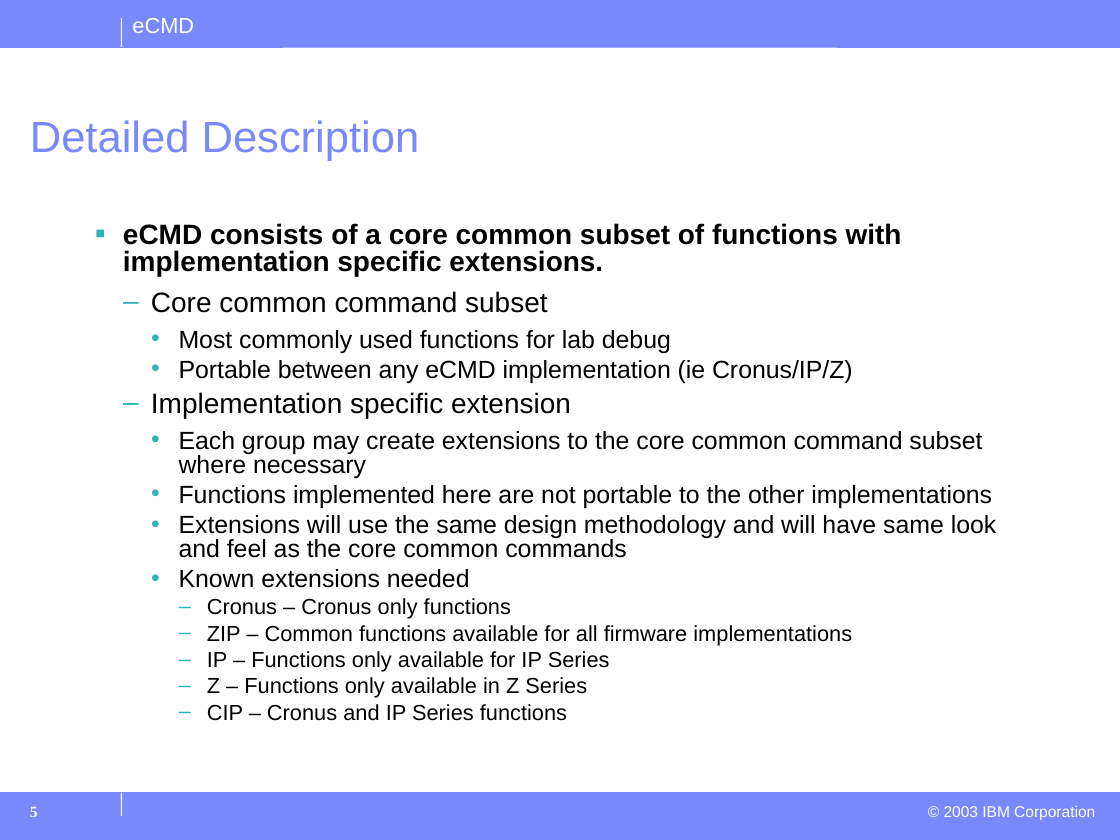
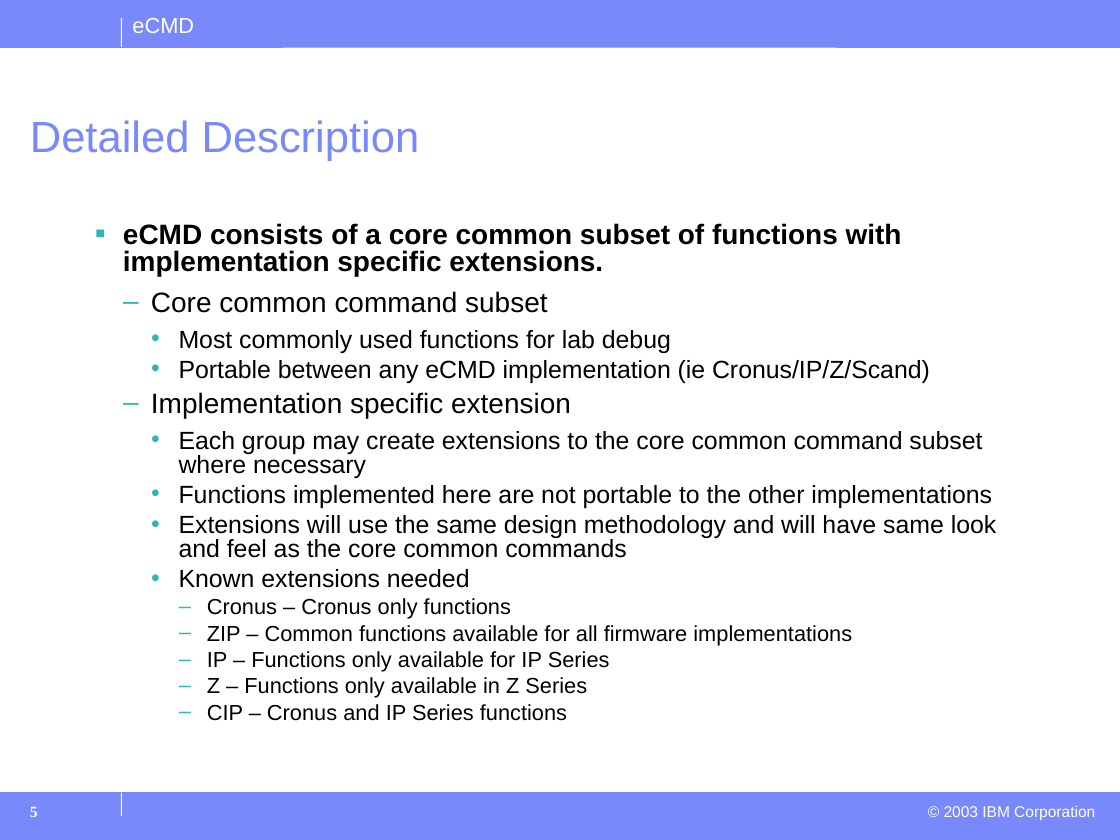
Before and after one commit to thejta/eCMD, a slide deck: slide 5 of docs/eCMDIntro.ppt. Drawn at 1120x840 pixels with LibreOffice and Linux fonts; fonts in the diff are those of the drawing; background and template pictures are left out. Boxes give left, top, right and bottom in pixels: in the first picture for what was removed or moved away, otherwise in the second. Text is boxed around its words. In the diff, an @@ line names an element or a change of style, - is before the commit and + after.

```diff
--- a/docs/eCMDIntro.ppt
+++ b/docs/eCMDIntro.ppt
@@ text at (x1=179, y1=360, x2=930, y2=383): text changed @@
-    • Portable between any eCMD implementation (ie Cronus/IP/Z)
+    • Portable between any eCMD implementation (ie Cronus/IP/Z/Scand)
```
Also in this commit, not shown: 2 other slides changed, 1 other file.
